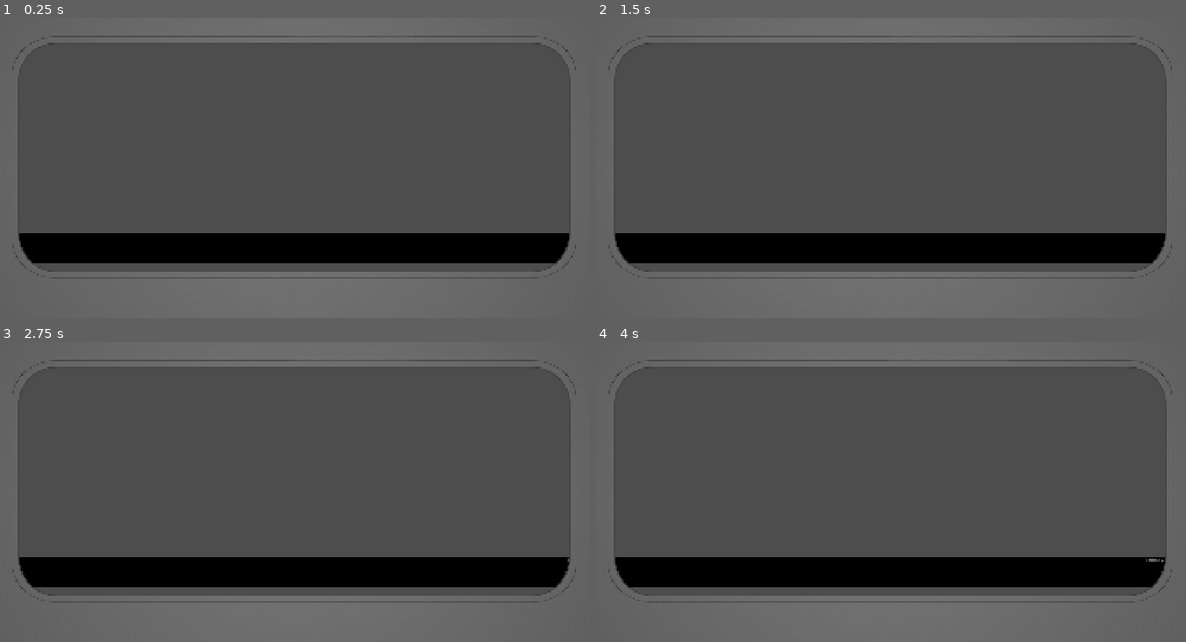
Above: before the commit, frames 1-4 (two rows, left to right).
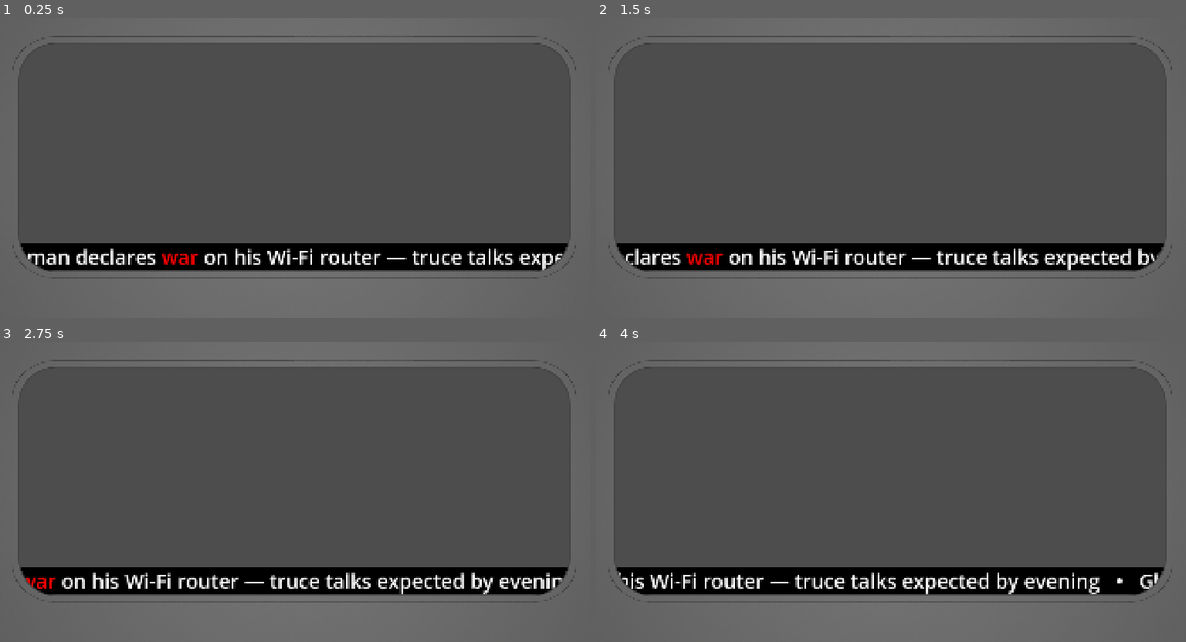
Above: after the commit, the same moments.

Repository: clutch-or-k1ck/shroom-jam-2025
Game: Godot game, scene res://scenes/tv_overlay_ui.tscn
Same seed, same stepped clock (60 frames per second), same inputs: the game is played once before the commit and once after it.
Inputs:
- Up to frame 1 (0.25 s): no input
- Up to frame 2 (1.5 s): no input
- Up to frame 3 (2.75 s): no input
- Up to frame 4 (4 s): no input

The runs differ from the first frame. In frame 1, 6.7% of the frame differs, in the area x 3-97%, y 71-85%; in frame 2, 6.9%; in frame 3, 6.9%; in frame 4, 6.7%.

Commit message:
cotinuing the tv overlay
Added a proper running text widget

Diff:
--- a/gd/duck-chase/scenes/tv_overlay_ui.gd
+++ b/gd/duck-chase/scenes/tv_overlay_ui.gd
@@ -1,50 +1,85 @@
 extends NinePatchRect
 
+## an array of strings that will become news in the running text
 @export var breaking_news: Array[String]
+
+## speed of the running text (pixels per second)
 @export var running_text_speed: int
 
+## ratio of the screen vertical size where running text line will be spawned
+@export var running_text_position_ratio: float
+
+## font size in the running text line
+@export var running_text_font_size: int = 30
+
+
+## to keep track of the rich text labels in the running text (need to spwan/despawn)
+var running_text_labels: Array[RichTextLabel]
+const breaking_news_separator := '   [char=2022]   '
 @onready var running_text := $running_text
 
-var breaking_news_idx := 0 # the index of the breaking news we are currently showing
+
+## combines the breaking news items into one long line of rich text
+## imagine that 20 separate news will become a single line separated with '***' or similar
+func build_long_running_text() -> String:
+	return breaking_news_separator.join(breaking_news)
 
 
-## this will add the next breaking news to the running text
-func add_next_breaking_news() -> void:
-	# no news to show
-	if breaking_news.size() == 0:
-		return
+## creates a long rich text label containing all of the breaking news items, separated with a special char
+func create_running_text_line() -> RichTextLabel:
+	var rich_text_label := RichTextLabel.new()
+	rich_text_label.text = build_long_running_text()
 
-	# if we scrolled through all the breaking news, go the beginning
-	if breaking_news_idx >= breaking_news.size():
-		breaking_news_idx = 0
+	# NOTE this will make the rich text label adjust to the font size
+	rich_text_label.autowrap_mode = TextServer.AUTOWRAP_OFF
+	rich_text_label.fit_content = true
 
-	# retrieve position of the very last breaking news line
-	var last_breaking_news_corner: int
-	if running_text.get_child_count() == 0:
-		last_breaking_news_corner = get_viewport_rect().size[0]
-		pass # simply add behind the screen
-	else:
-		var last_breaking_news_label := running_text.get_children()[-1] as Label
-		last_breaking_news_corner = last_breaking_news_label.position[0] + last_breaking_news_label.size[0]
+	# font and background (black)
+	rich_text_label.add_theme_font_size_override('normal_font_size', running_text_font_size)
+	var stylebox := StyleBoxFlat.new()
+	stylebox.bg_color = Color()
+	rich_text_label.add_theme_stylebox_override('normal', stylebox)
 
-	# spawn at the last breaking news corner
-	var new_breaking_news_label := Label.new()
-	new_breaking_news_label.text = breaking_news[breaking_news_idx].to_upper()
-	running_text.add_child(new_breaking_news_label)
-	new_breaking_news_label.position = Vector2(last_breaking_news_corner, 0.)
+	rich_text_label.z_index = -1 # NOTE render BEHIND the tv frame
 
+	# respect BBCode
+	rich_text_label.bbcode_enabled = true
+
+	return rich_text_label
+
+
+func move_running_text(delta: float) -> void:
+	for label in running_text_labels:
+		label.position += Vector2(running_text_speed, 0) * delta
 
 # Called when the node enters the scene tree for the first time.
 func _ready() -> void:
-	pass
+	var running_text_label = create_running_text_line()
+	running_text_labels.append(running_text_label)
+	add_child(running_text_label)
+	running_text_label.position = Vector2(0, running_text_position_ratio * get_viewport_rect().size[1])
+
+
+func is_out_of_bounds(control: Control) -> bool:
+	return control.position[0] + control.size[0] < 0
 
 
 # Called every frame. 'delta' is the elapsed time since the previous frame.
 func _process(delta: float) -> void:
-	# keep adding breaking news until at least five are enqueued
-	if running_text.get_child_count() < 5:
-		add_next_breaking_news()
+	move_running_text(delta)
 
-	# adjust children positions accordingly
-	for child in running_text.get_children():
-		child.position += Vector2(-1.*running_text_speed, 0) * delta
+	if running_text_labels.size() >= 0:
+		# despawn the label that is not visible
+		if is_out_of_bounds(running_text_labels[0]):
+			remove_child(running_text_labels[0])
+			running_text_labels.remove_at(0)
+
+		# we always want to have exactly two labels in the news line
+		if running_text_labels.size() < 2:
+			var next_running_text_label = create_running_text_line()
+			var existing_running_text_label = running_text_labels[0]
+
+			running_text_labels.append(next_running_text_label)
+			add_child(next_running_text_label)
+			next_running_text_label.position = existing_running_text_label.position + \
+				Vector2(existing_running_text_label.size[0], 0)
--- a/gd/duck-chase/scenes/tv_overlay_ui.tscn
+++ b/gd/duck-chase/scenes/tv_overlay_ui.tscn
@@ -15,20 +15,9 @@
 patch_margin_right = 213
 patch_margin_bottom = 230
 script = ExtResource("2_a6fob")
-breaking_news = Array[String](["This is breaking news", "This is next breaking news", "Even more breaking news - insane!!"])
-running_text_speed = 40
-
-[node name="running_text" type="ColorRect" parent="."]
-z_index = -2
-layout_mode = 1
-anchors_preset = 12
-anchor_top = 1.0
-anchor_right = 1.0
-anchor_bottom = 1.0
-offset_top = -258.08502
-offset_bottom = -162.81
-grow_horizontal = 2
-grow_vertical = 0
-color = Color(0, 0, 0, 1)
+breaking_news = Array[String](["Local man declares [color=red]war[/color] on his Wi-Fi router — truce talks expected by evening", "Global shortage of spoons leaves cereal lovers in existential crisis", "[color=orange]BREAKING NEWS:[/color] Mayor inaugurates new roundabout, immediately gets lost in it", "Cat reportedly “working from home” for the third consecutive year", "New study finds 9 out of 10 pigeons don’t care about your sandwich", "[color=orange]BREAKING NEWS:[/color] Area woman successfully claps between every word for emphasis", "Experts warn against microwaving sadness — it doesn’t make it better", "Anonymous source claims coffee machines are planning something big", "[color=orange]BREAKING NEWS[/color] Local man installs smart fridge; fridge now more qualified than he is"])
+running_text_speed = -170
+running_text_position_ratio = 0.75
+running_text_font_size = 60
 
 [node name="tv_display" type="Node2D" parent="."]
